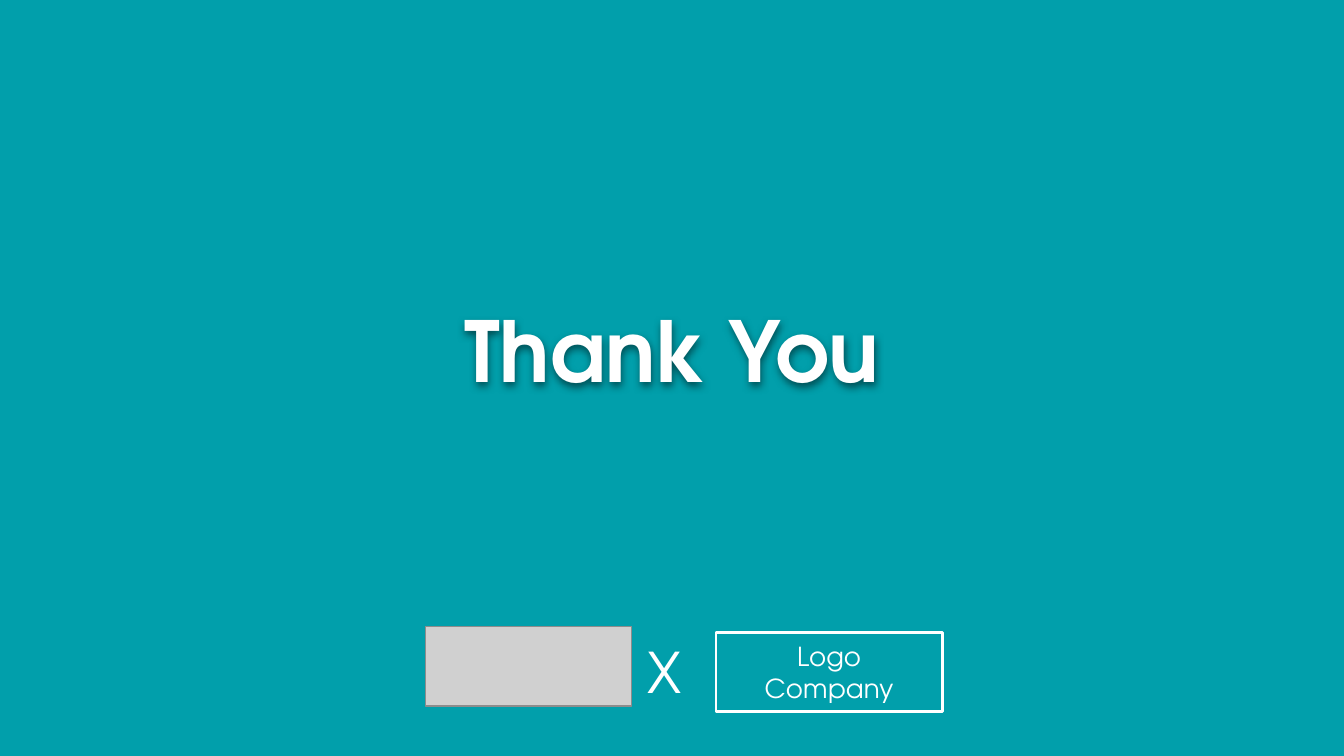
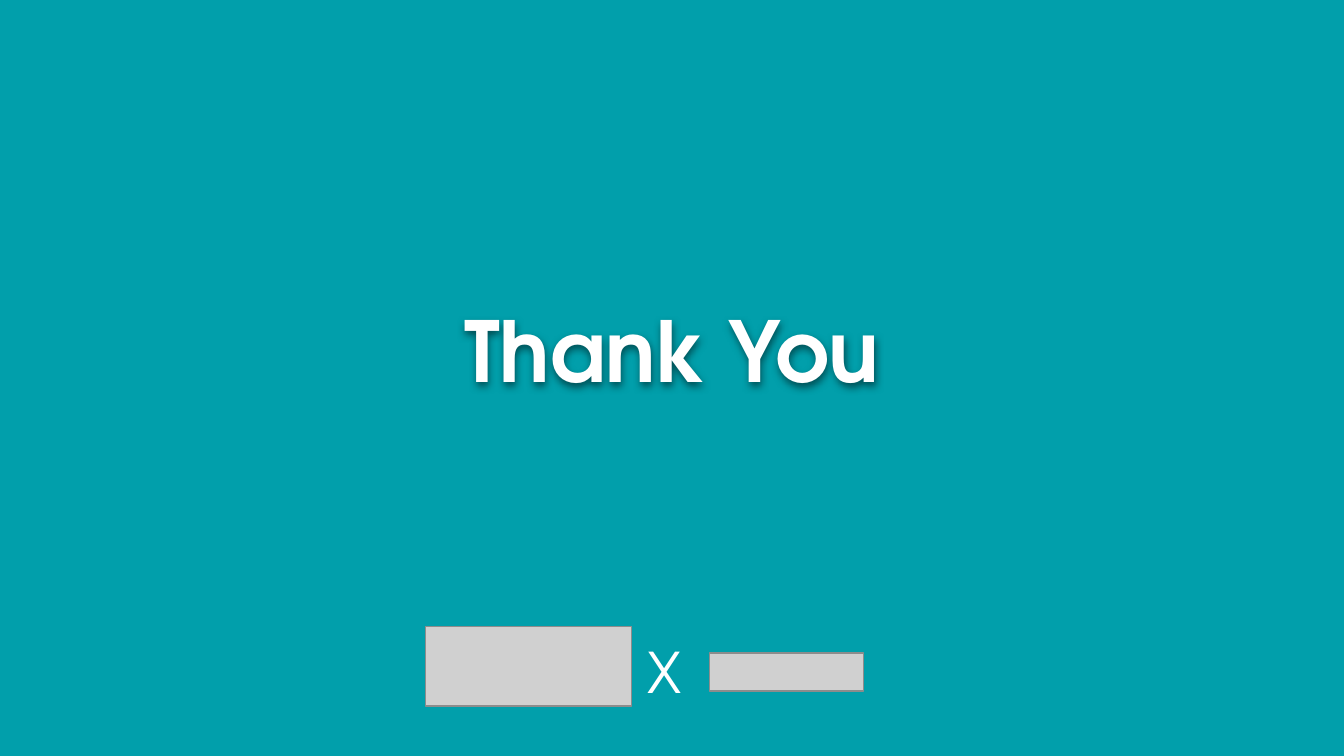
Before and after one commit to Jalalul2002/VIX-IDX-DataEngineer, a slide deck: slide 21 of FinalTask_IDX Partners_DE_Jalalul Mu'ti.pptx. Drawn at 1344x756 pixels with LibreOffice and Linux fonts; fonts in the diff are those of the drawing; grey boxes stand for pictures; background and template pictures are left out. Boxes give left, top, right and bottom in pixels: in the first picture for what was removed or moved away, otherwise in the second. Text is boxed around its words. In the diff, an @@ line names an element or a change of style, - is before the commit and + after.

Commit message:
Final

```diff
--- a/FinalTask_IDX Partners_DE_Jalalul Mu'ti.pptx
+++ b/FinalTask_IDX Partners_DE_Jalalul Mu'ti.pptx
@@ picture added at box(710, 653, 863, 691) @@
@@ rectangle removed at box(716, 632, 942, 711) @@
-Logo Company
```
Also in this commit, not shown: 2 other slides changed.
